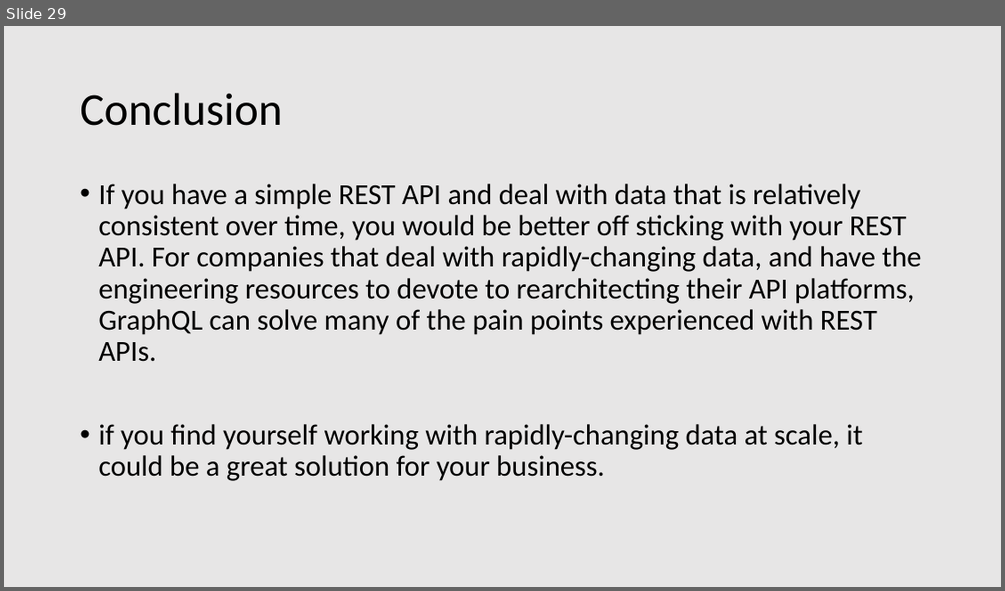
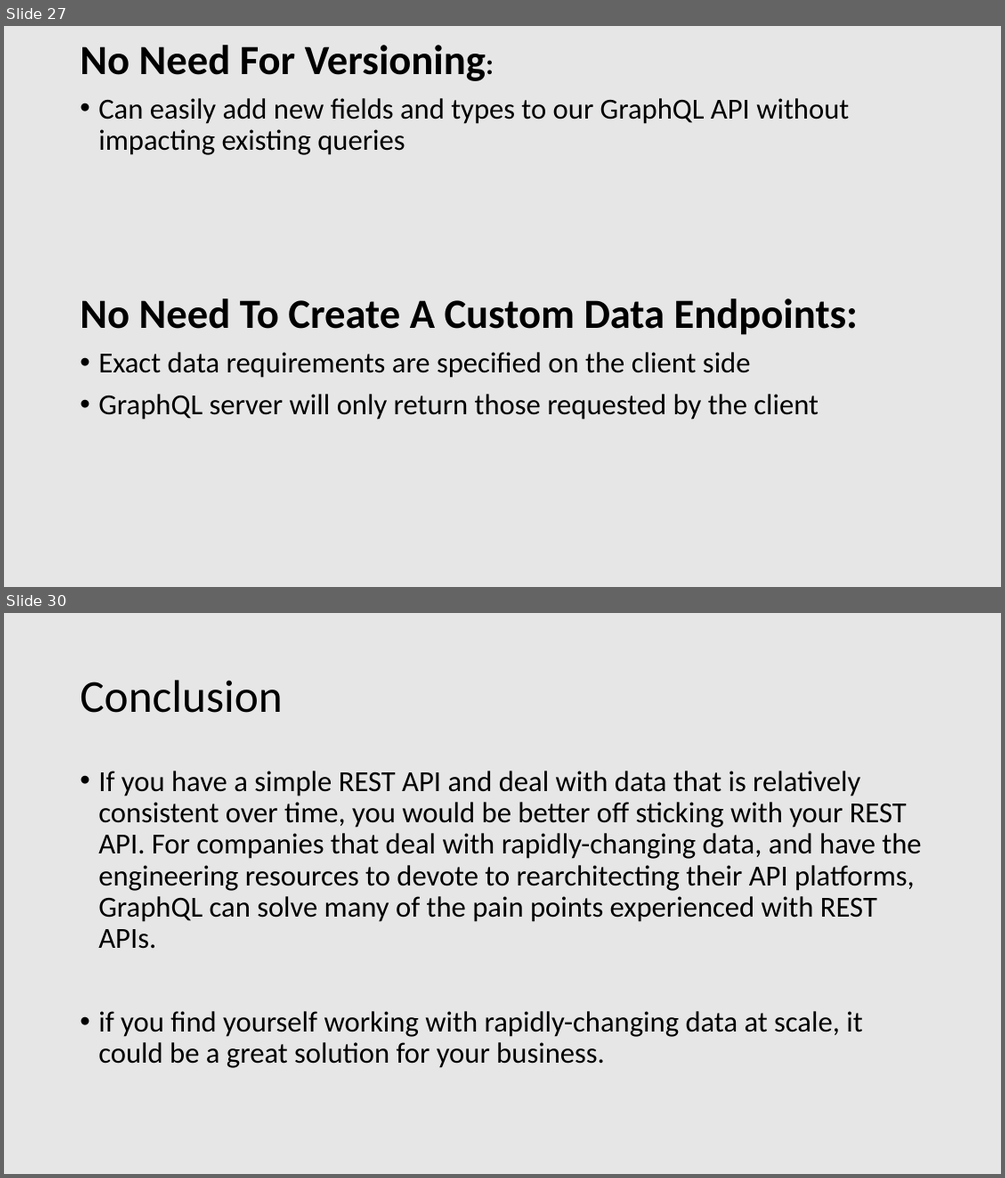
Before and after one commit to patelg123/graphql-presentation, a slide deck: current.pptx. Shown one above the other, each under a label of ours: slide 29 before the commit, slides 27 and 30 after it; the slides between them are not shown. The pictures are 1005x591 and 1005x1178 pixels, drawn with LibreOffice and Linux fonts; fonts in the diff are those of the drawing. Boxes give left, top, right and bottom in pixels: in the first picture for what was removed or moved away, otherwise in the second. Text is boxed around its words. In the diff, an @@ line names an element or a change of style, - is before the commit and + after.

```diff
--- a/current.pptx
+++ b/current.pptx
@@ slide 27 added at [4,26,1001,587], background #E7E6E6 @@
@@ text added at [80,45,858,419], 28 pt, text #000000 @@
+No Need For Versioning:
+• Can easily add new fields and types to our GraphQL API without impacting existing queries
+No Need To Create A Custom Data Endpoints:
+• Exact data requirements are specified on the client side
+• GraphQL server will only return those requested by the client
@@ what was slide 29 is now slide 30 @@
```
Also in this commit, not shown: 1 slide changed, 2 other slides added, 2 slides removed, 1 other file.
